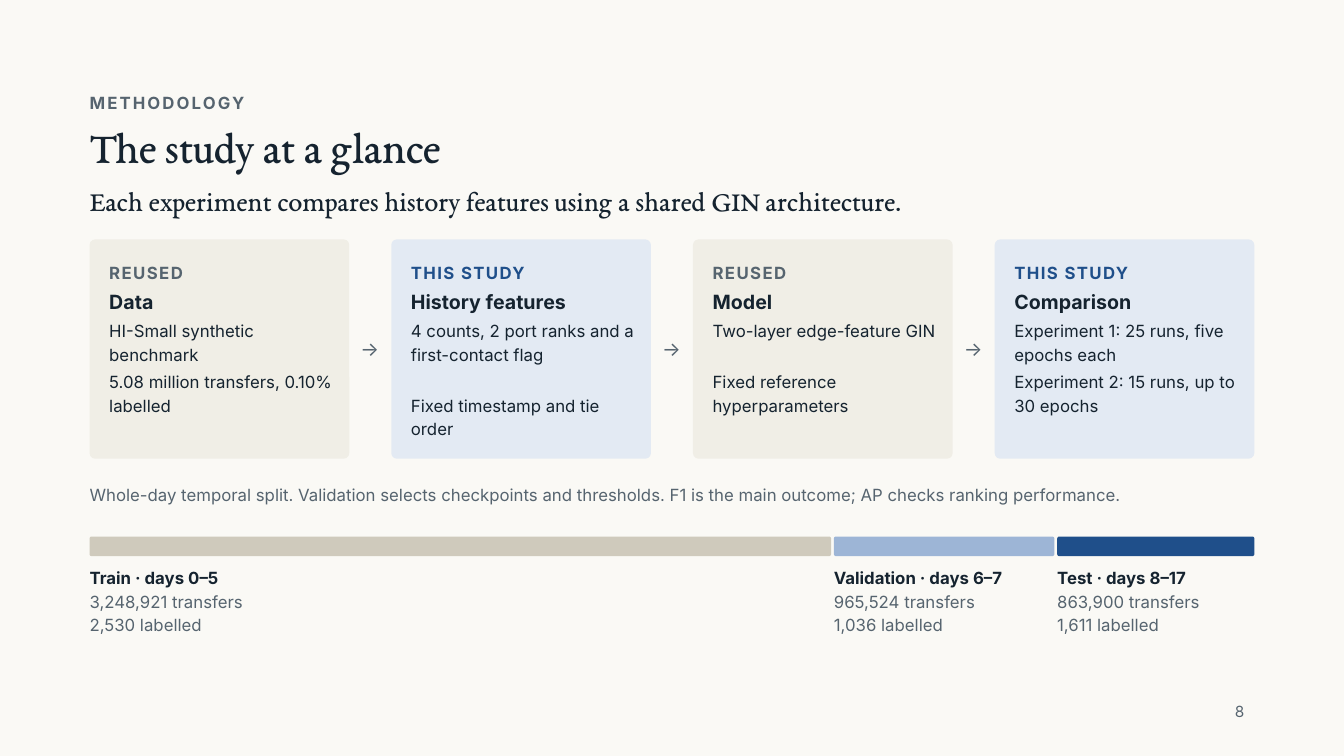
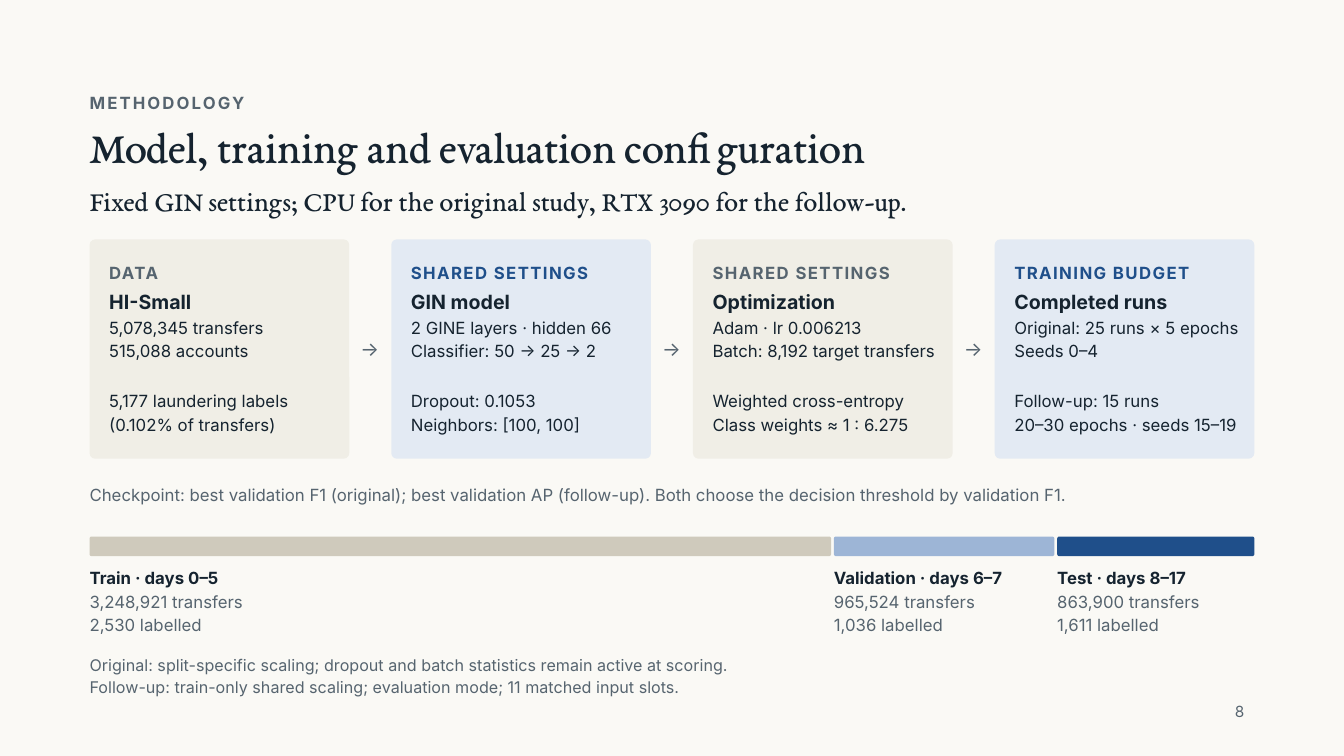
Before and after one commit to Yuchen-Fu/COMP9501, a slide deck: slide 8 of presentation/final-research/Beyond_Counterparty_Counts_FINAL.pptx. Drawn at 1344x756 pixels with LibreOffice and Linux fonts; fonts in the diff are those of the drawing. Boxes give left, top, right and bottom in pixels: in the first picture for what was removed or moved away, otherwise in the second. Text is boxed around its words. In the diff, an @@ line names an element or a change of style, - is before the commit and + after.

```diff
--- a/presentation/final-research/Beyond_Counterparty_Counts_FINAL.pptx
+++ b/presentation/final-research/Beyond_Counterparty_Counts_FINAL.pptx
@@ title at (x1=90, y1=132, x2=617, y2=174): text changed @@
-The study at a glance
+Model, training and evaluation configuration
@@ text at (x1=90, y1=191, x2=907, y2=218): text changed @@
-Each experiment compares history features using a shared GIN architecture.
+Fixed GIN settings; CPU for the original study, RTX 3090 for the follow-up.
@@ text at (x1=109, y1=267, x2=158, y2=279): text changed; size 14 to 12 pt; text colour #15232F to #56646F @@
-Data
+DATA
@@ text removed at (x1=109, y1=266, x2=183, y2=279) @@
-REUSED
@@ text at (x1=411, y1=266, x2=588, y2=279): text changed @@
-THIS STUDY
+SHARED SETTINGS
@@ text at (x1=713, y1=266, x2=890, y2=279): text changed @@
-REUSED
+SHARED SETTINGS
@@ text at (x1=1014, y1=266, x2=1189, y2=279): text changed @@
-THIS STUDY
+TRAINING BUDGET
@@ text at (x1=109, y1=294, x2=191, y2=309): text changed; size 12 to 14 pt; bold on @@
-HI-Small synthetic benchmark
+HI-Small
@@ text at (x1=411, y1=294, x2=510, y2=309): text changed @@
-History features
+GIN model
@@ text at (x1=713, y1=294, x2=836, y2=313): text changed @@
-Model
+Optimization
@@ text at (x1=1014, y1=294, x2=1167, y2=313): text changed @@
-Comparison
+Completed runs
@@ text added at (x1=109, y1=321, x2=264, y2=360), 12 pt, text #15232F @@
+5,078,345 transfers
+515,088 accounts
@@ text at (x1=411, y1=321, x2=612, y2=357): text changed @@
-4 counts, 2 port ranks and a first-contact flag
+2 GINE layers · hidden 66
+Classifier: 50 → 25 → 2
@@ text at (x1=713, y1=321, x2=935, y2=361): text changed @@
-Two-layer edge-feature GIN
+Adam · lr 0.006213
+Batch: 8,192 target transfers
@@ text at (x1=1014, y1=321, x2=1238, y2=357): text changed @@
-Experiment 1: 25 runs, five epochs each
+Original: 25 runs × 5 epochs
+Seeds 0–4
@@ text at (x1=109, y1=394, x2=288, y2=434): text changed @@
-5.08 million transfers, 0.10% labelled
+5,177 laundering labels
+(0.102% of transfers)
@@ text at (x1=411, y1=394, x2=580, y2=435): text changed @@
-Fixed timestamp and tie order
+Dropout: 0.1053
+Neighbors: [100, 100]
@@ text at (x1=713, y1=394, x2=908, y2=435): text changed @@
-Fixed reference hyperparameters
+Weighted cross-entropy
+Class weights ≈ 1 : 6.275
@@ text at (x1=1014, y1=394, x2=1236, y2=435): text changed @@
-Experiment 2: 15 runs, up to 30 epochs
+Follow-up: 15 runs
+20–30 epochs · seeds 15–19
@@ text at (x1=90, y1=488, x2=1066, y2=505): text changed @@
-Whole-day temporal split. Validation selects checkpoints and thresholds. F1 is the main outcome; AP checks ranking performance.
+Checkpoint: best validation F1 (original); best validation AP (follow-up). Both choose the decision threshold by validation F1.
@@ text added at (x1=90, y1=659, x2=728, y2=697), 11.5 pt, text #56646F @@
+Original: split-specific scaling; dropout and batch statistics remain active at scoring.
+Follow-up: train-only shared scaling; evaluation mode; 11 matched input slots.
```
Also in this commit, not shown: 21 other files.
